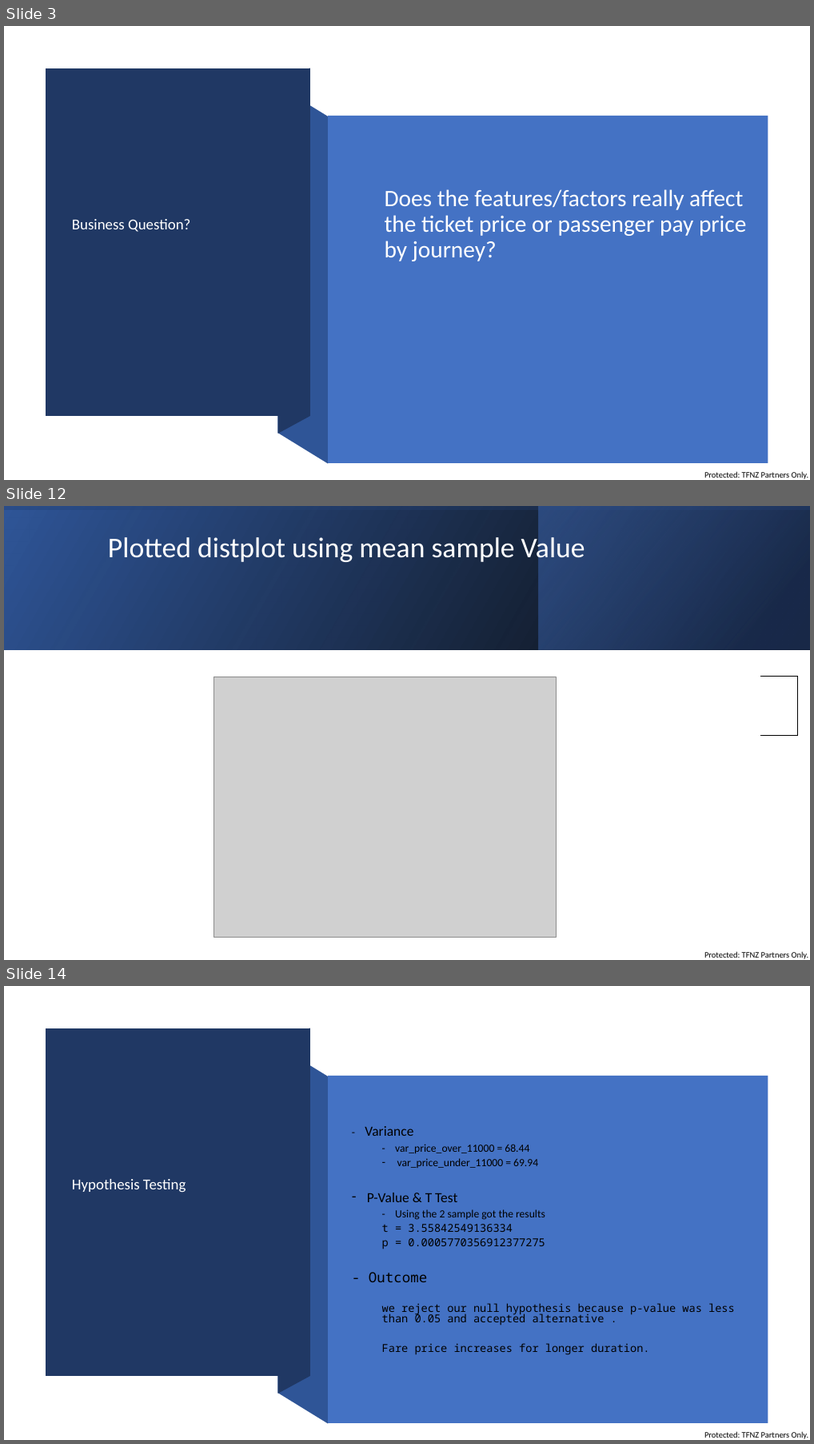
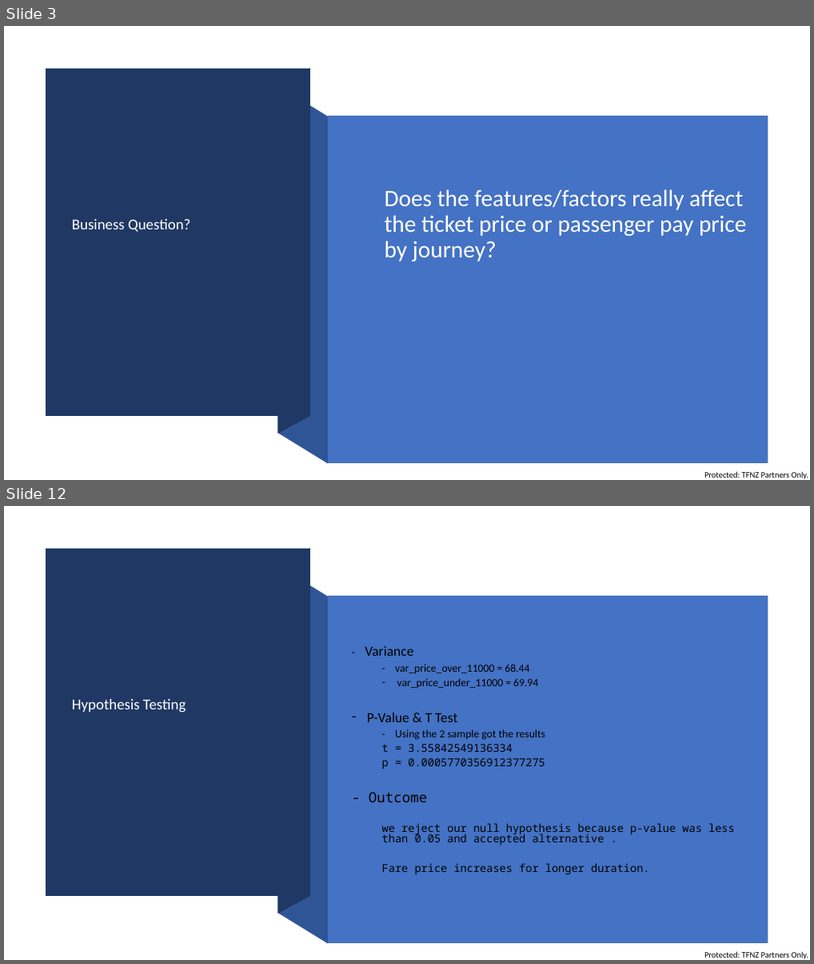
Before and after one commit to divraj2022/IOD_DIV, a slide deck: Mini Project 1/Mini Project 1.PPTX. Shown one above the other, each under a label of ours: slides 3, 12 and 14 before the commit, slides 3 and 12 after it; the slides between them are not shown. The pictures are 814x1444 and 814x964 pixels, drawn with LibreOffice and Linux fonts; fonts in the diff are those of the drawing; grey boxes stand for pictures. Boxes give left, top, right and bottom in pixels: in the first picture for what was removed or moved away, otherwise in the second. Text is boxed around its words. In the diff, an @@ line names an element or a change of style, - is before the commit and + after.

```diff
--- a/Mini Project 1/Mini Project 1.PPTX
+++ b/Mini Project 1/Mini Project 1.PPTX
@@ slide 12 removed at (4,506,810,960), background #FFFFFF; not listed: 1 template element that a slide beside it also shows @@
@@ rectangle removed at (4,506,810,649) @@
@@ rectangle removed at (4,506,810,649) @@
@@ rectangle removed at (538,506,810,649) @@
@@ title removed at (108,534,586,565) @@
-Plotted distplot using mean sample Value
@@ table removed at (72,676,798,959), 6 rows, 12 columns @@
- |  |  |  |  |  |  |  |  |  |  | 
- |  |  |  |  |  |  |  |  |  |  | 
- |  |  |  |  |  |  |  |  |  |  | 
- |  |  |  |  |  |  |  |  |  |  | 
- |  |  |  |  |  |  |  |  |  |  | 
- |  |  |  |  |  |  |  |  |  |  | 
@@ picture removed at (214,676,556,936) @@
@@ what was slide 14 is now slide 12 @@
```
Also in this commit, not shown: 4 slides changed, 5 slides added, 7 other slides removed, 1 other file.
